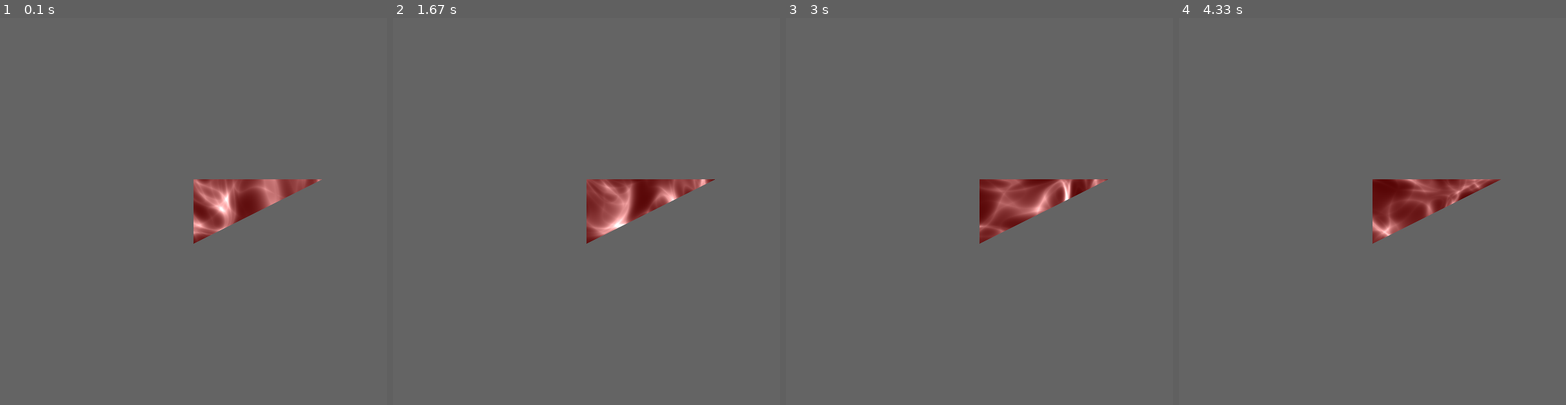
Above: before the commit, frames 1-4 (left to right).
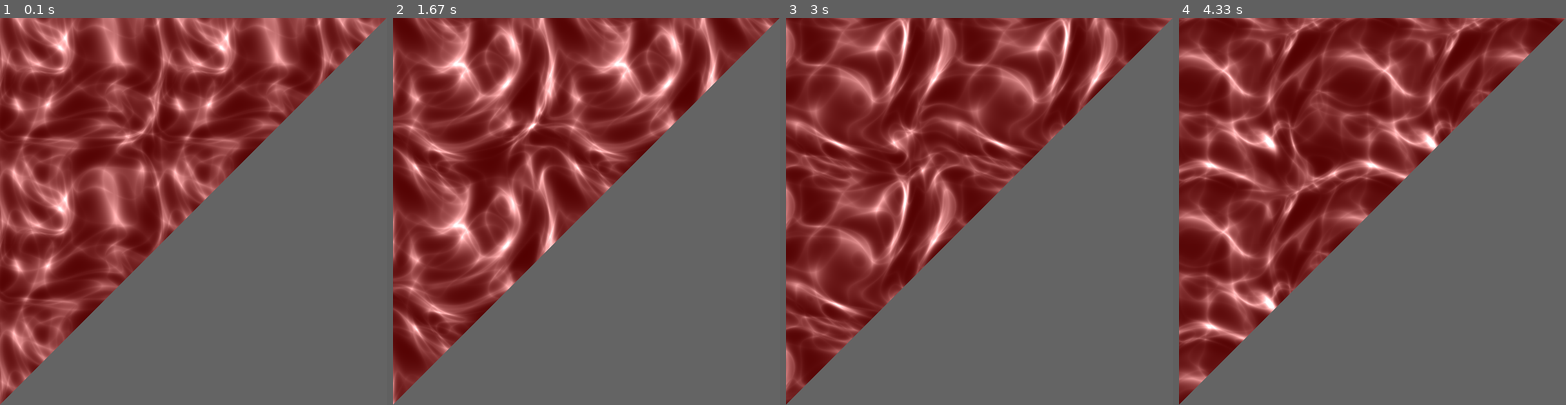
Above: after the commit, the same moments.

Repository: ScriptLineStudios/pygame_shaders
Game: pygame game, started from examples/bg_shader/main.py
Two runs of this game, one before a commit and one after it. Both use one fixed random seed, a clock stepped at 60 frames per second and the inputs below.
Inputs:
- Up to frame 1 (0.1 s): no input
- Up to frame 2 (1.67 s): no input
- Up to frame 3 (3 s): no input
- Up to frame 4 (4.33 s): no input

The runs differ from the first frame. In frame 1, 52% of the frame differs, in the area x 0-100%, y 0-100%; in frame 2, 52%; in frame 3, 52%; in frame 4, 52%.

Commit message:
fixed a bug

Diff:
--- a/examples/bg_shader/main.py
+++ b/examples/bg_shader/main.py
@@ -8,7 +8,7 @@
 display.set_colorkey((0,0,0))
 clock = pygame.time.Clock()
 
-bg_shader = pygame_shaders.Shader((200, 100), (600, 600), (200, 0), "shaders/vertex.txt", "shaders/fragment.txt")
+bg_shader = pygame_shaders.Shader((600, 600), (600, 600), (0, 0), "shaders/vertex.txt", "shaders/fragment.txt")
 screen_shader = pygame_shaders.Shader((600, 600), (600, 600), (0, 0), "shaders/vertex.txt", "shaders/default_frag.txt")
 
 running = True
@@ -41,4 +41,4 @@
     screen_shader.render(display)
 
     pygame.display.flip()
-    clock.tick(60)
+    clock.tick()
